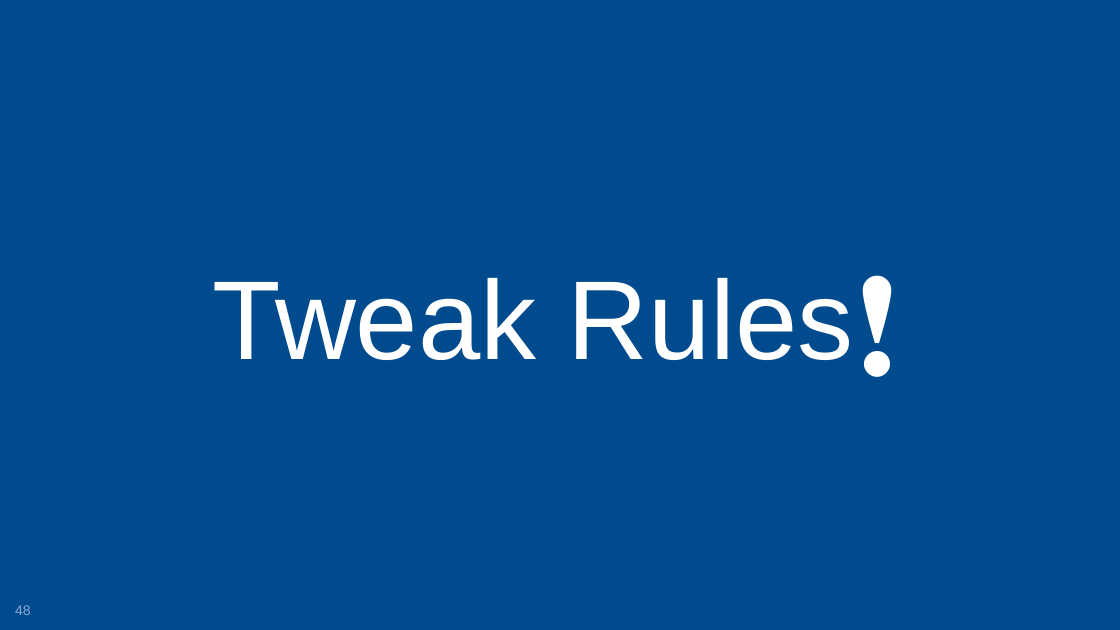
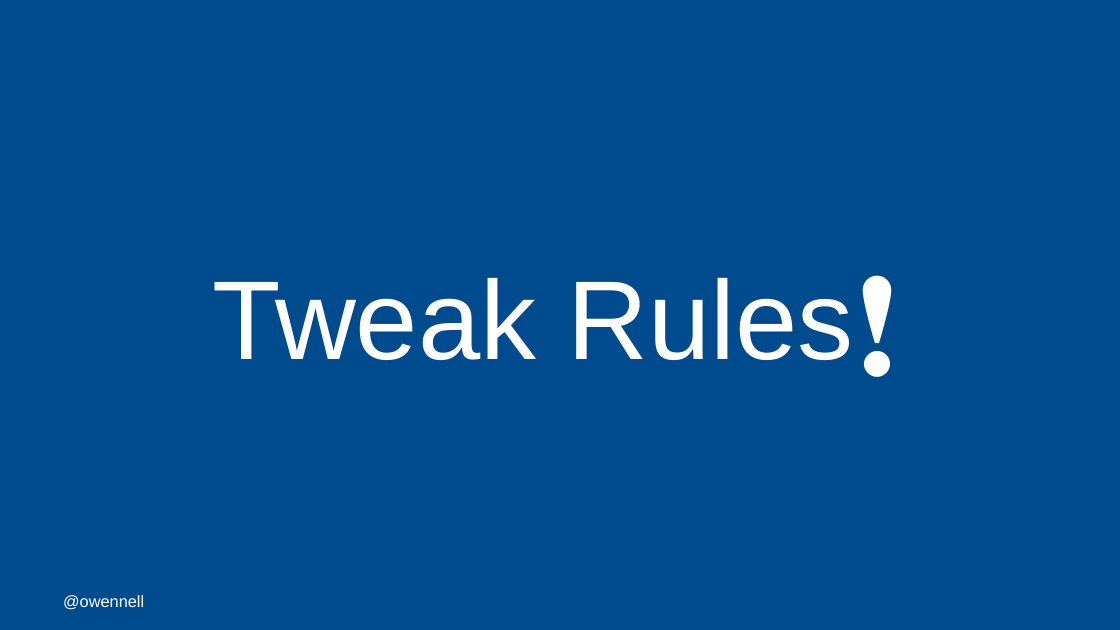
Before and after one commit to oliwennell/talks, a slide deck: slide 48 of a-mob-mentality.pptx. Drawn at 1120x630 pixels with LibreOffice and Linux fonts; fonts in the diff are those of the drawing; background and template pictures are left out. Boxes give left, top, right and bottom in pixels: in the first picture for what was removed or moved away, otherwise in the second. Text is boxed around its words. In the diff, an @@ line names an element or a change of style, - is before the commit and + after.

```diff
--- a/a-mob-mentality.pptx
+++ b/a-mob-mentality.pptx
@@ text added at [63,595,144,610], 14 pt, text #FFFFFF @@
+@owennell
@@ page number removed at [15,605,31,615] @@
-48
```
Also in this commit, not shown: 45 other slides changed, 11 slides added, 11 slides removed.
